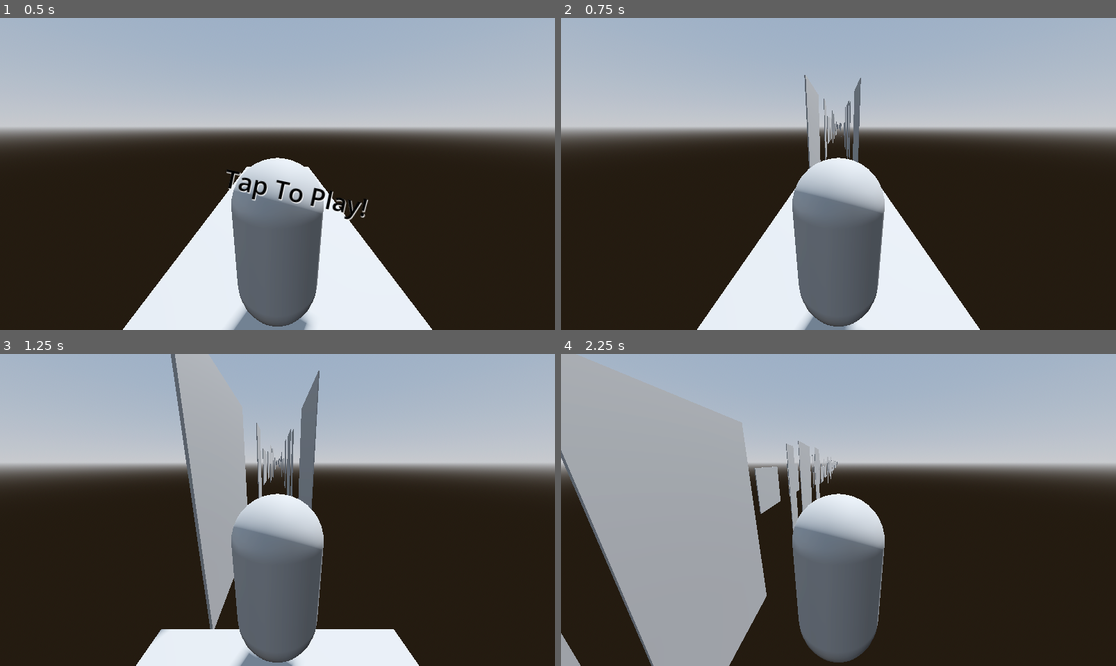
Above: before the commit, frames 1-4 (two rows, left to right).
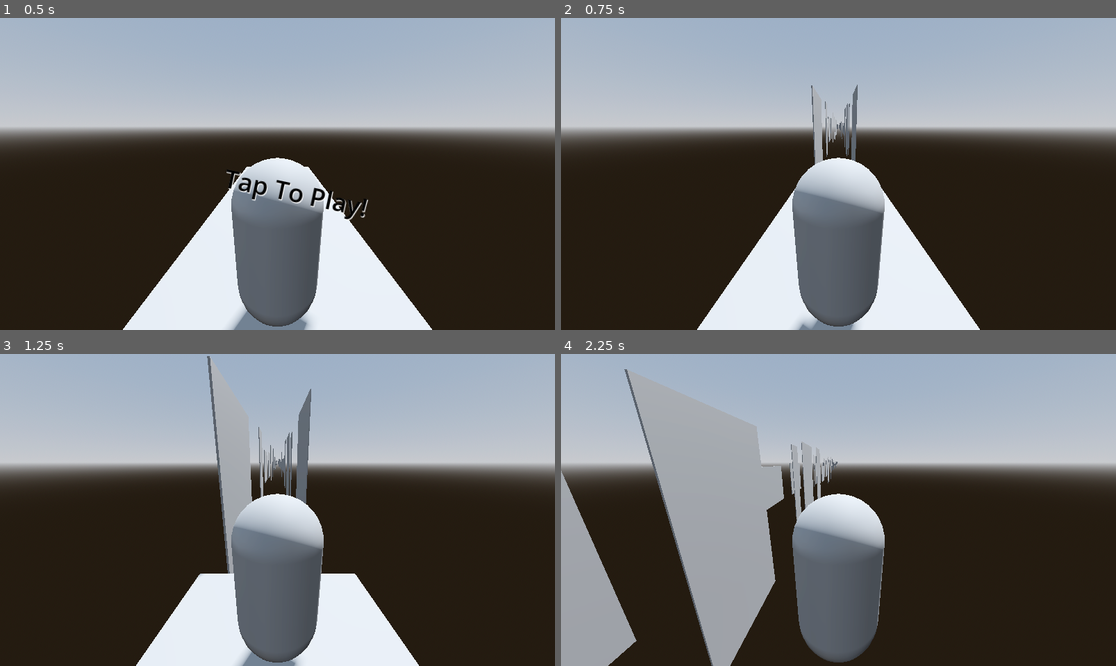
Above: after the commit, the same moments.

Repository: Caesar-Codicis/runner-remade
Game: Godot game, scene res://main_scene.tscn
Same seed, same stepped clock (60 frames per second), same inputs: the game is played once before the commit and once after it.
Inputs (mouse positions are in pixels of both pictures, inside the frame that each line leads up to):
- Up to frame 1 (0.5 s): no input
- Up to frame 2 (0.75 s): tap Enter (ui_accept) at 0.5, 0.6 s; move the mouse to (960, 158) at 0.52 s; click (960, 158) at 0.67 s
- Up to frame 3 (1.25 s): tap Enter (ui_accept) at 0.77, 1.07 s
- Up to frame 4 (2.25 s): move the mouse to (727, 525) at 1.27 s; tap Enter (ui_accept) at 1.35, 1.52, 1.82, 2.1 s; click (727, 525) at 1.42 s; move the mouse to (894, 441) at 2.02 s; click (894, 441) at 2.17 s

Frame 1 is identical in both runs. In frame 2, 0.8% of the frame differs, in the area x 42-55%, y 18-100%; in frame 3, 7.6%; in frame 4, 18%, in the area x 0-50%, y 4-100%.

Commit message:
fixed start screen
game starts on left mouse click again

Diff:
--- a/StartScreen.gd
+++ b/StartScreen.gd
@@ -1,7 +1,7 @@
 extends Node3D
 
 var _gameStarted = false
-var _startLabel : Label
+var _startLabel: Label
 var _player
 
 # Called when the node enters the scene tree for the first time.
@@ -19,7 +19,9 @@
 func _unhandled_input(event: InputEvent) -> void:
 	if _gameStarted:
 		return
-	if Input.is_action_just_pressed("ui_accept") or (event is InputEventScreenTouch and event.is_pressed()):
+	if event is InputEventMouseButton and event.pressed and event.button_index == MOUSE_BUTTON_LEFT:
+		StartGame()
+	elif event is InputEventScreenTouch and event.is_pressed():
 		StartGame()
 
 func StartGame():
